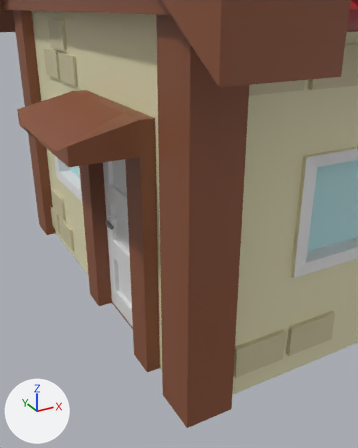
One commit to the FBX model Assets/Models/Level1/House2.fbx: the scene before it, then after it.
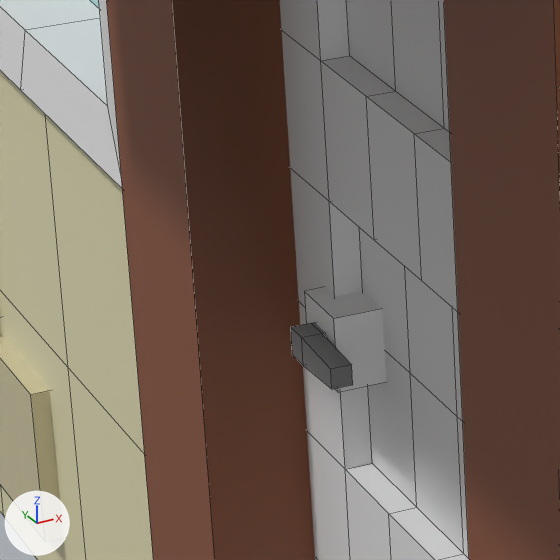
Each version is shown from a 50 mm camera at (-2.29, -5.03, 3.96) aimed at (0.77, 0.52, 1.18), then close up on the part from 18% to 40% of the width and 39% to 56% of the height. Lighting does not change. The marker at lower left points along +X, +Y and +Z. The close-ups show mesh edges as thin lines. Where no turn or scale is listed for an object, it has been applied to the vertices. Vertices at the same position are counted once.

In view in the first close-up: 'Door', 'DoorFrame', 'DoorHandle', 'WallBricks', 'Walls'.
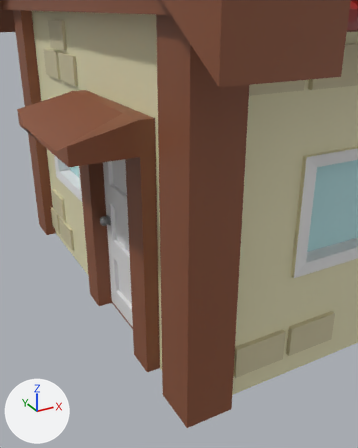
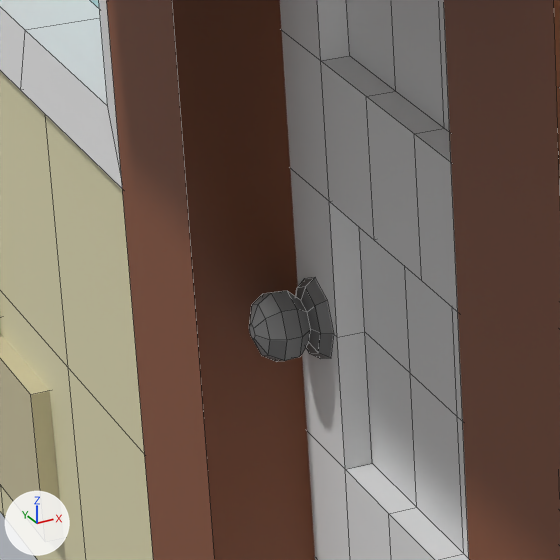
Where the newer file only moved an object's origin or applied its transform, the numbers keep the older frame.

Edits to the scene script, one JSON object a line:
```json
{"block": "me_door_001", "where": "# used by ob_door; location = (0.0, 0.0, 0.0)"}
{"block": "me_door_001", "where": "# verts and faces of me_door_001; kept vertices keep their numbers, new ones are numbered from 234"}
{"block": "me_door_001", "where": "# before: 0 (-0.1, 0.86, 1.15) at pixel (338, 392), 1 (0.03, 0.86, 1.15), 2 (0.03, 0.86, 1.3), 3 (-0.1, 0.86, 1.3) at pixel (333, 318), 4 (0.03, 1.01, 1.3)"}
{"block": "me_door_001", "where": "# before: 5 (-0.1, 1.01, 1.3) at pixel (304, 291), 6 (0.03, 1.01, 1.15), 7 (-0.1, 1.01, 1.15)"}
{"op": "remove", "block": "me_door_001", "code": "me_door_001.from_pydata(...)  # 234 vertices, 230 faces; spans x -0.1..0.11, y -0.14..1.17, z -0.16..2.59"}
{"op": "add", "block": "me_door_001", "code": "me_door_001.from_pydata(...)  # 298 vertices, 288 faces; spans x -0.19..0.21, y -0.14..1.17, z -0.16..2.59"}
{"block": "me_door_001", "change": "me_door_001 part 1: a new loose piece of 56 vertices spanning x -0.19..-0.06, y 0.97..1.14, z 1.13..1.3, in mat_deurklink_001 (grey #787878)"}
{"block": "me_door_001", "change": "me_door_001 part 2"}
{"op": "add", "block": "me_door_001", "code": "delete_vertices([*range(0, 8)])  # with the faces that use them"}
{"op": "add", "block": "me_door_001", "code": "me_door_001.materials.append(mat_deurklink_001)  # grey #787878"}
{"op": "remove", "block": "ob_doorhandle", "code": ["ob_doorhandle = bpy.data.objects.new('DoorHandle', me_doorhandle_001)", "ob_doorhandle.location = (0.0, 0.0, 0.0)"]}
```

Boxes (x1, y1, x2, y2) around the edits, measured in the close-ups (560 x 560 px):
```json
{"object": "Door", "change": "reshaped", "before": [280, 0, 469, 560], "after": [249, 0, 469, 560]}
{"object": "DoorHandle", "change": "deleted", "before": [291, 322, 353, 389]}
{"part": 1, "of": "me_door_001", "change": "added", "after": [249, 278, 333, 361]}
{"part": 2, "of": "me_door_001", "change": "deleted", "before": [304, 287, 386, 392]}
```
